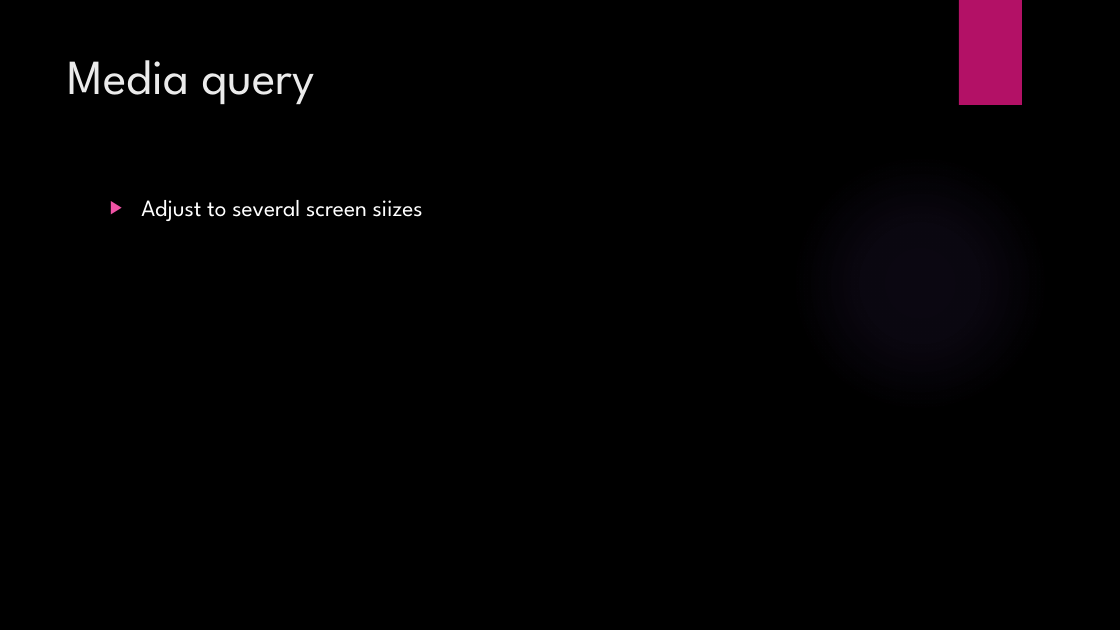
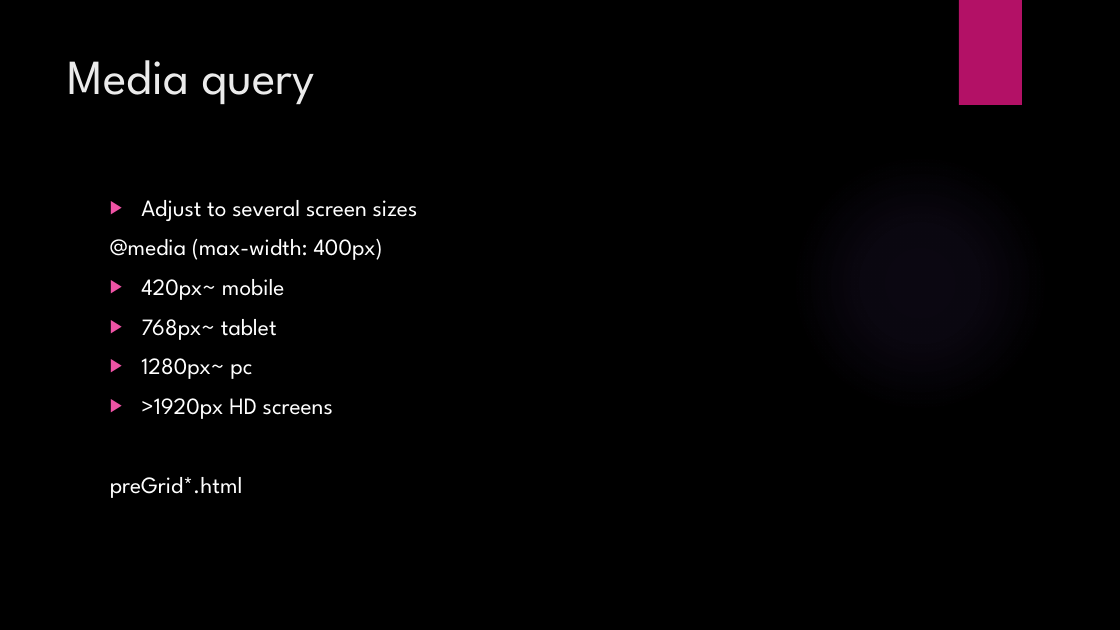
Before and after one commit to talyaron/HTML-CSS-JS, a slide deck: slide 10 of HTML/Responsive/responsive.pptx. Drawn at 1120x630 pixels with LibreOffice and Linux fonts; fonts in the diff are those of the drawing; background and template pictures are left out. Boxes give left, top, right and bottom in pixels: in the first picture for what was removed or moved away, otherwise in the second. Text is boxed around its words. In the diff, an @@ line names an element or a change of style, - is before the commit and + after.

Commit message:
responsive 3

```diff
--- a/HTML/Responsive/responsive.pptx
+++ b/HTML/Responsive/responsive.pptx
@@ text at [110, 200, 418, 498]: text changed @@
-▶ Adjust to several screen siizes
+▶ Adjust to several screen sizes
+@media (max-width: 400px)
+▶ 420px~ mobile
+▶ 768px~ tablet
+▶ 1280px~ pc
+▶ >1920px HD screens
+preGrid*.html
```
